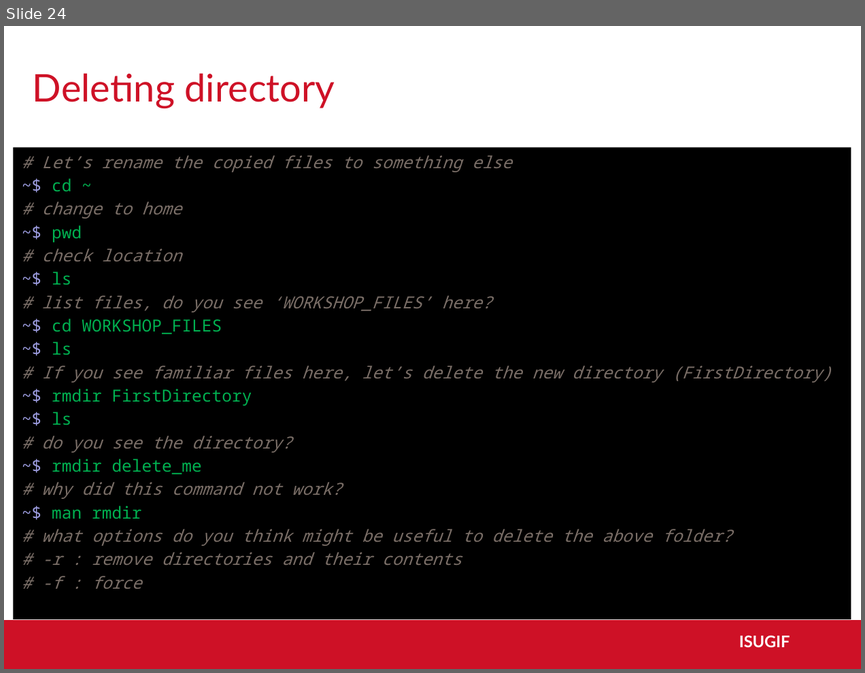
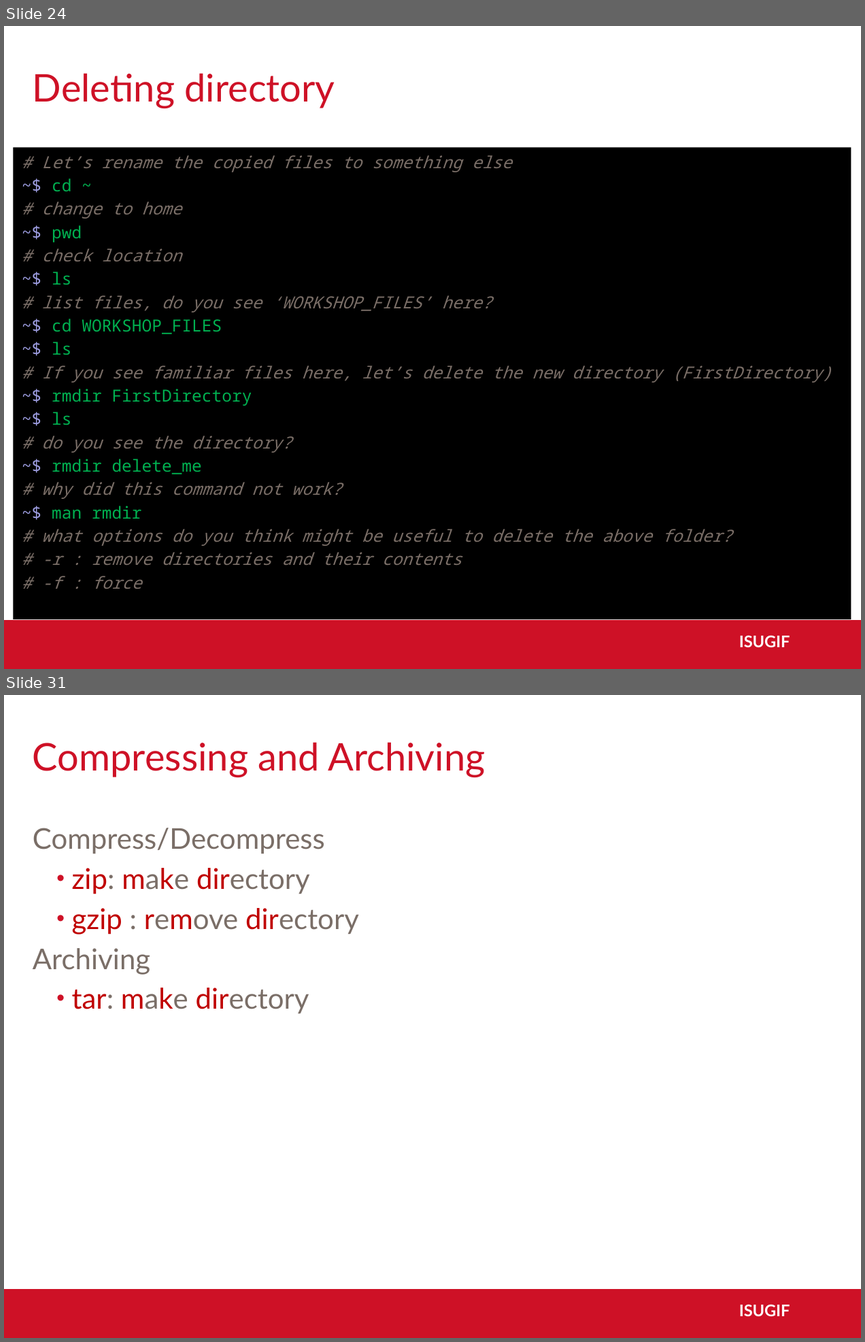
Before and after one commit to ISUgenomics/basic_UNIX_2015, a slide deck: slides_workshop_as.pptx. Shown one above the other, each under a label of ours: slide 24 before the commit, slides 24 and 31 after it; the slides between them are not shown. The pictures are 865x673 and 865x1342 pixels, drawn with LibreOffice and Linux fonts; fonts in the diff are those of the drawing; background and template pictures are left out. Boxes give left, top, right and bottom in pixels: in the first picture for what was removed or moved away, otherwise in the second. Text is boxed around its words. In the diff, an @@ line names an element or a change of style, - is before the commit and + after.

```diff
--- a/slides_workshop_as.pptx
+++ b/slides_workshop_as.pptx
@@ slide 31 added at bbox=[4, 695, 861, 1338], background #FFFFFF; not listed: 2 template elements that a slide beside it also shows @@
@@ title added at bbox=[33, 742, 485, 777], 32 pt, text #CE1126 @@
+Compressing and Archiving
@@ text added at bbox=[33, 828, 359, 1013], 24 pt, text #7A6E67 @@
+Compress/Decompress
+  • zip: make directory
+  • gzip : remove directory
+Archiving
+  • tar: make directory
```
Also in this commit, not shown: 3 slides changed, 8 other slides added, 6 slides removed.
